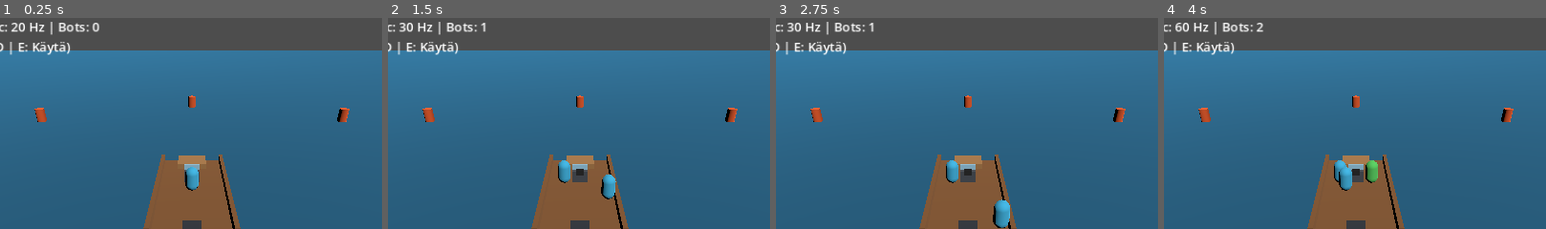
Above: before the commit, frames 1-4 (left to right).
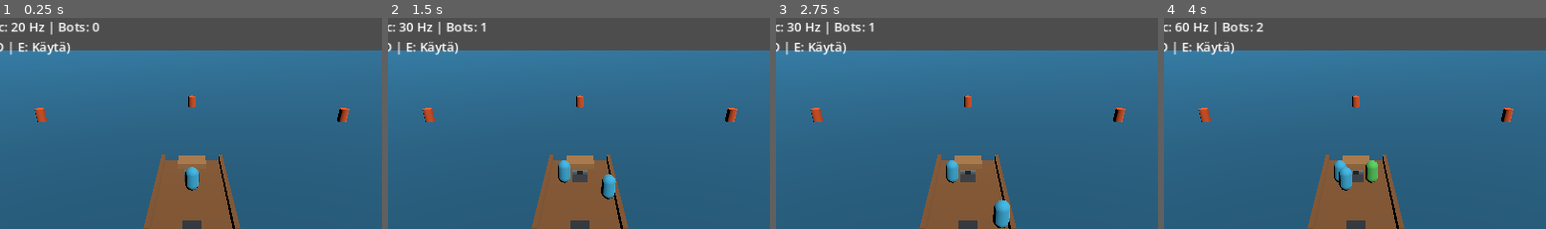
Above: after the commit, the same moments.

Repository: pukseli/kalastuspeli
Game: Godot game, scene res://src/main.tscn
The game is run twice, just before and just after one commit, with the same random seed, the same clock (stepped at 60 frames per second) and the same inputs.
Inputs:
- Up to frame 1 (0.25 s): no input
- Up to frame 2 (1.5 s): tap Enter at 0.5 s; hold D 0.53-1.28 s; tap T at 0.6 s; hold S from 1.28 s (still down); tap B at 1.35 s
- Up to frame 3 (2.75 s): release S at 2.03 s; hold D from 2.03 s (still down); tap E at 2.1 s
- Up to frame 4 (4 s): tap Space at 2.75 s; release D at 2.78 s; hold W 2.78-3.53 s; tap T at 2.85 s; hold A from 3.53 s (still down); tap B at 3.6 s
The pictures show only the part of the screen within x 25-75%, y 10-60%; the shares and areas given below are measured in that part.

The runs differ from the first frame. In frame 1, 0.1% of the frame differs, in the area x 48-53%, y 69-74%; in frame 2, 0.2%, in the area x 48-53%, y 69-75%; in frame 3, 0.2%; in frame 4, 0.1%.

Commit message:
fix(view): refine helm camera position and make windshield low and transparent

Diff:
--- a/src/core/simulation/station_config.gd
+++ b/src/core/simulation/station_config.gd
@@ -4,5 +4,5 @@
 const HELM_STATION_ID: String = "helm"
 const HELM_LOCAL_POS: Vector3 = Vector3(0.0, 0.25, -0.6)
 const HELM_RADIUS: float = 1.0
-const HELM_CAM_OFFSET: Vector3 = Vector3(0.0, 1.25, -0.5)
-const HELM_CAM_PITCH_DEG: float = -10.0
+const HELM_CAM_OFFSET: Vector3 = Vector3(0.0, 2.0, 1.2)
+const HELM_CAM_PITCH_DEG: float = -15.0
--- a/src/view/boat_view.gd
+++ b/src/view/boat_view.gd
@@ -33,18 +33,19 @@
 	# Steering Console (Helm) in front of helm position
 	var console_mat := StandardMaterial3D.new()
 	console_mat.albedo_color = Color(0.3, 0.32, 0.35)
-	add_child(_make_box(Vector3(0.8, 0.6, 0.4), Vector3(0.0, 0.55, -0.95), console_mat))
+	add_child(_make_box(Vector3(0.8, 0.5, 0.35), Vector3(0.0, 0.45, -0.95), console_mat))
 
 	# Steering wheel / dash
 	var wheel_mat := StandardMaterial3D.new()
 	wheel_mat.albedo_color = Color(0.15, 0.15, 0.15)
-	add_child(_make_box(Vector3(0.35, 0.35, 0.08), Vector3(0.0, 0.85, -0.78), wheel_mat))
+	add_child(_make_box(Vector3(0.3, 0.3, 0.06), Vector3(0.0, 0.72, -0.85), wheel_mat))
 
-	# Low windshield
+	# Low windshield with alpha transparency
 	var glass_mat := StandardMaterial3D.new()
-	glass_mat.albedo_color = Color(0.65, 0.85, 0.95, 0.8)
+	glass_mat.transparency = BaseMaterial3D.TRANSPARENCY_ALPHA
+	glass_mat.albedo_color = Color(0.5, 0.8, 0.95, 0.3)
 	glass_mat.roughness = 0.1
-	add_child(_make_box(Vector3(0.75, 0.3, 0.05), Vector3(0.0, 1.0, -1.0), glass_mat))
+	add_child(_make_box(Vector3(0.78, 0.18, 0.03), Vector3(0.0, 0.75, -1.0), glass_mat))
 
 	players_container = Node3D.new()
 	players_container.name = "PlayersContainer"
Not shown, changed: specs/slices/04-stations.md
